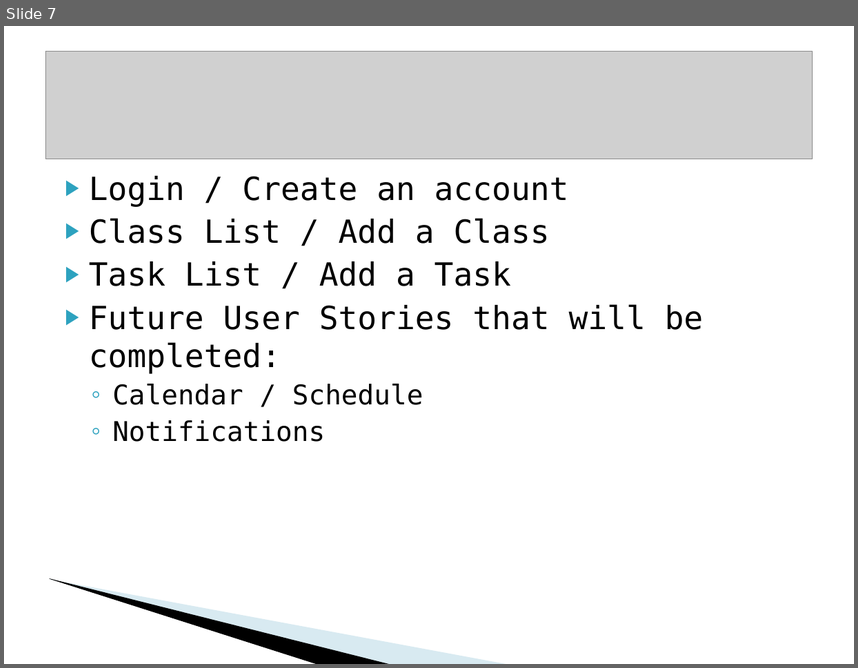
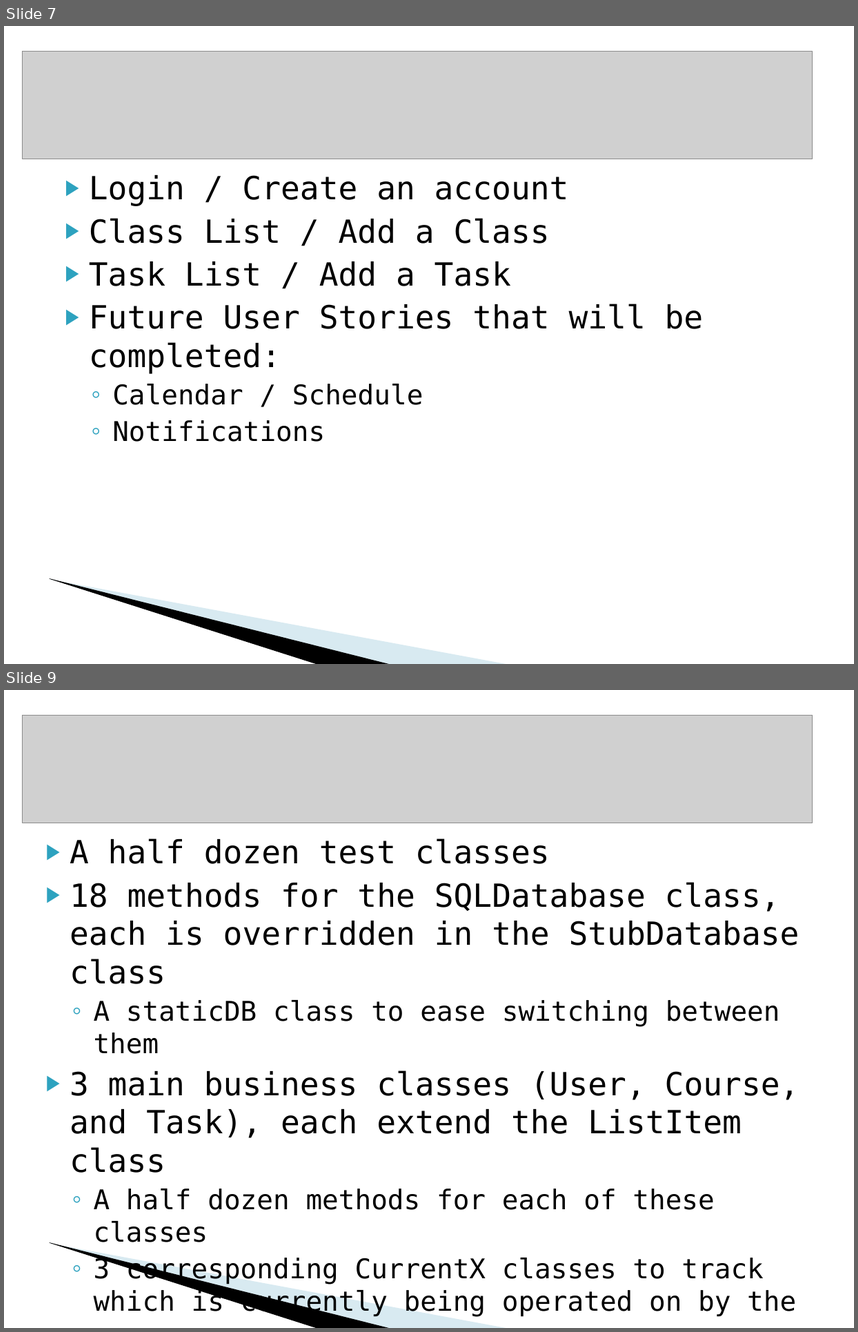
Before and after one commit to COMP3350Group8/Course-Manager, a slide deck: Documentation/COMP3350-Presentation.ppt. Shown one above the other, each under a label of ours: slide 7 before the commit, slides 7 and 9 after it; the slides between them are not shown. The pictures are 858x668 and 858x1332 pixels, drawn with LibreOffice and Linux fonts; fonts in the diff are those of the drawing; grey boxes stand for pictures; background and template pictures are left out. Boxes give left, top, right and bottom in pixels: in the first picture for what was removed or moved away, otherwise in the second. Text is boxed around its words. In the diff, an @@ line names an element or a change of style, - is before the commit and + after.

Commit message:
Made some small changes to the PowerPoint, I think we can shortent the first few slides even more. I wrote some stuff for the conclusion, but it isn 't great Added a test for the grader Integration tests can work for the Stub too

```diff
--- a/Documentation/COMP3350-Presentation.ppt
+++ b/Documentation/COMP3350-Presentation.ppt
@@ slide 9 added at [4, 690, 854, 1328], background #FFFFFF; not listed: 2 template elements that a slide beside it also shows @@
@@ picture added at [22, 715, 811, 822] @@
@@ text added at [70, 838, 800, 1317], 27 pt, text #000000 @@
+▶ A half dozen test classes
+▶ 18 methods for the SQLDatabase class, each is overridden in the StubDatabase class
+  ◦ A staticDB class to ease switching between them
+▶ 3 main business classes (User, Course, and Task), each extend the ListItem class
+  ◦ A half dozen methods for each of these classes
+  ◦ 3 corresponding CurrentX classes to track which is currently being operated on by the app
+▶ 7 activities with corresponding classes and layouts
@@ slide 7 changed as well @@
@@ picture: place and size @@
-picture at [45, 51, 811, 158]
+picture at [22, 51, 811, 158]
```
Also in this commit, not shown: 14 other slides changed, 3 other slides added, 4 slides removed, 5 other files.
